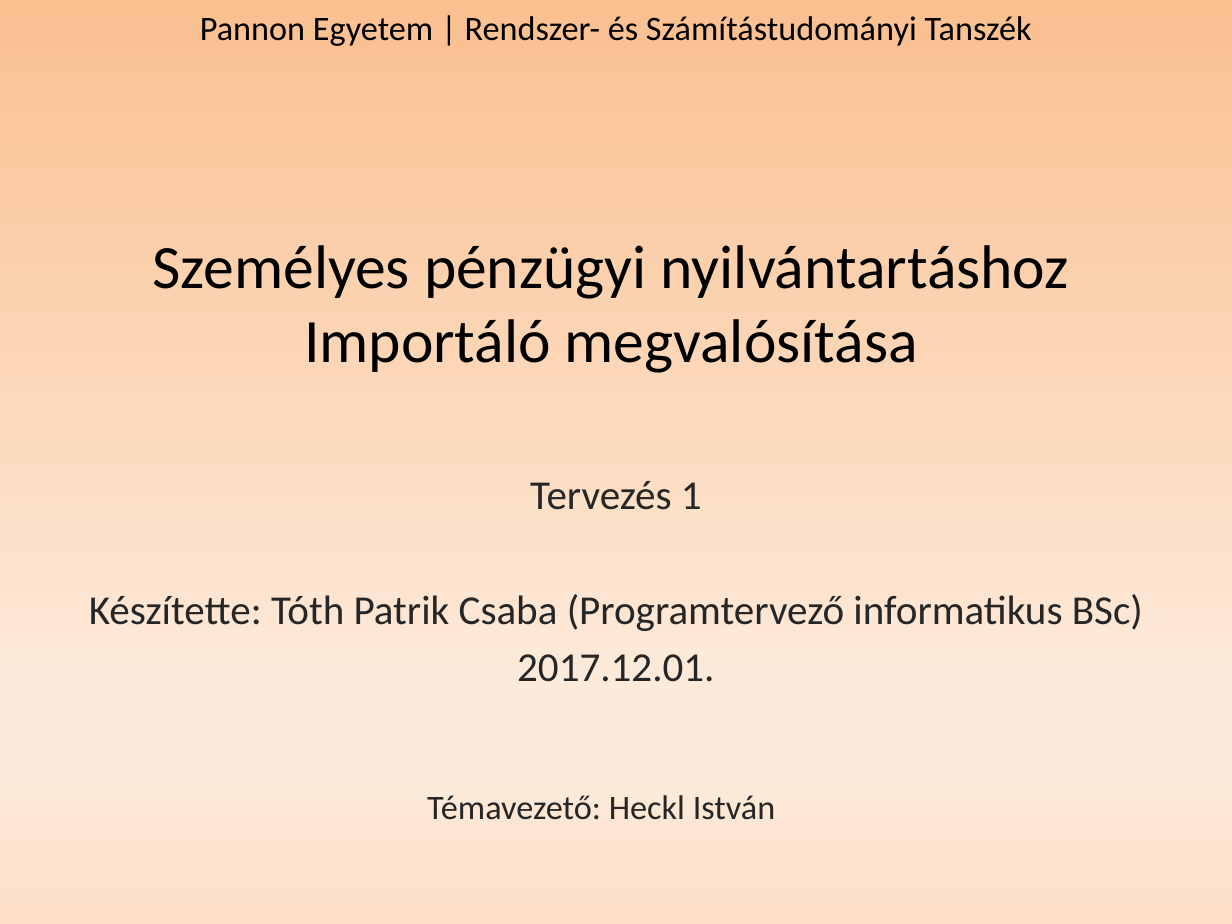
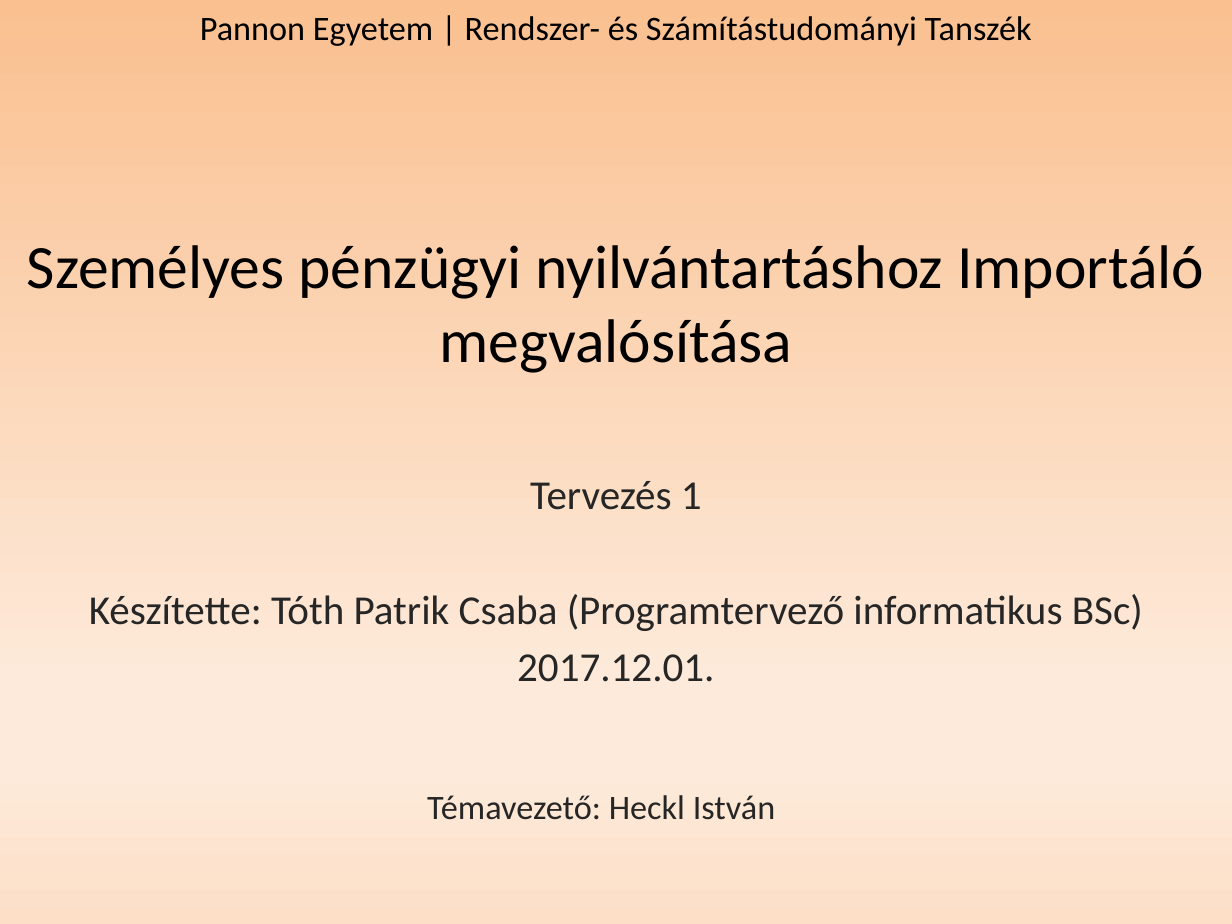
Before and after one commit to redizaar/MoneyManager, a slide deck: slide 1 of féléveselőadás_szakdoga.pptx. Drawn at 1232x924 pixels with LibreOffice and Linux fonts; fonts in the diff are those of the drawing. Boxes give left, top, right and bottom in pixels: in the first picture for what was removed or moved away, otherwise in the second. Text is boxed around its words. In the diff, an @@ line names an element or a change of style, - is before the commit and + after.

```diff
--- a/féléveselőadás_szakdoga.pptx
+++ b/féléveselőadás_szakdoga.pptx
@@ text "Személyes pénzügyi nyilvántartáshoz Importáló megvalósítása" rewrapped from <box>153,245,1069,373</box> to <box>27,245,1204,373</box> @@
```
Also in this commit, not shown: 13 other slides changed, 1 slide added, 3 slides removed.
